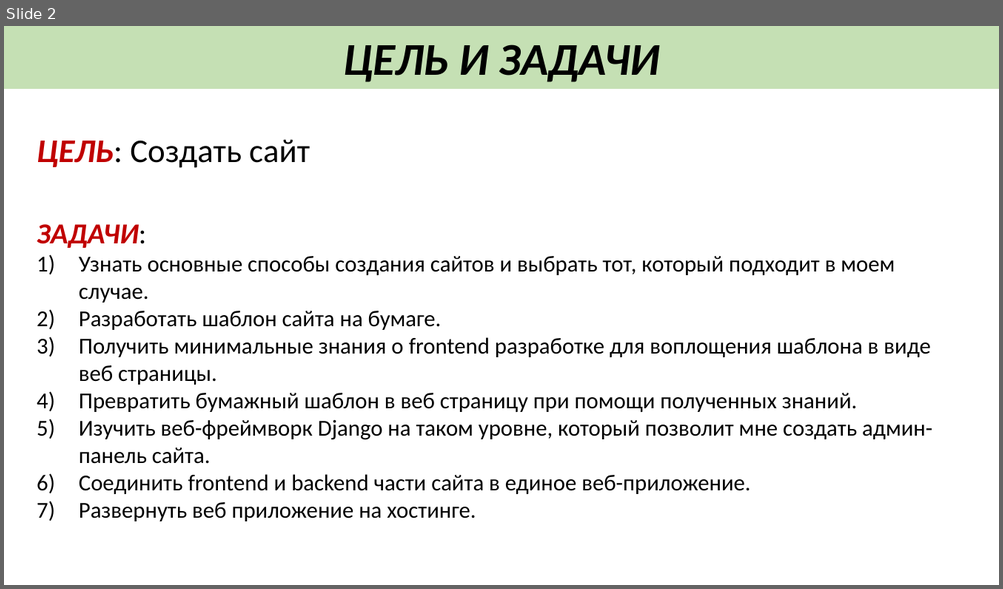
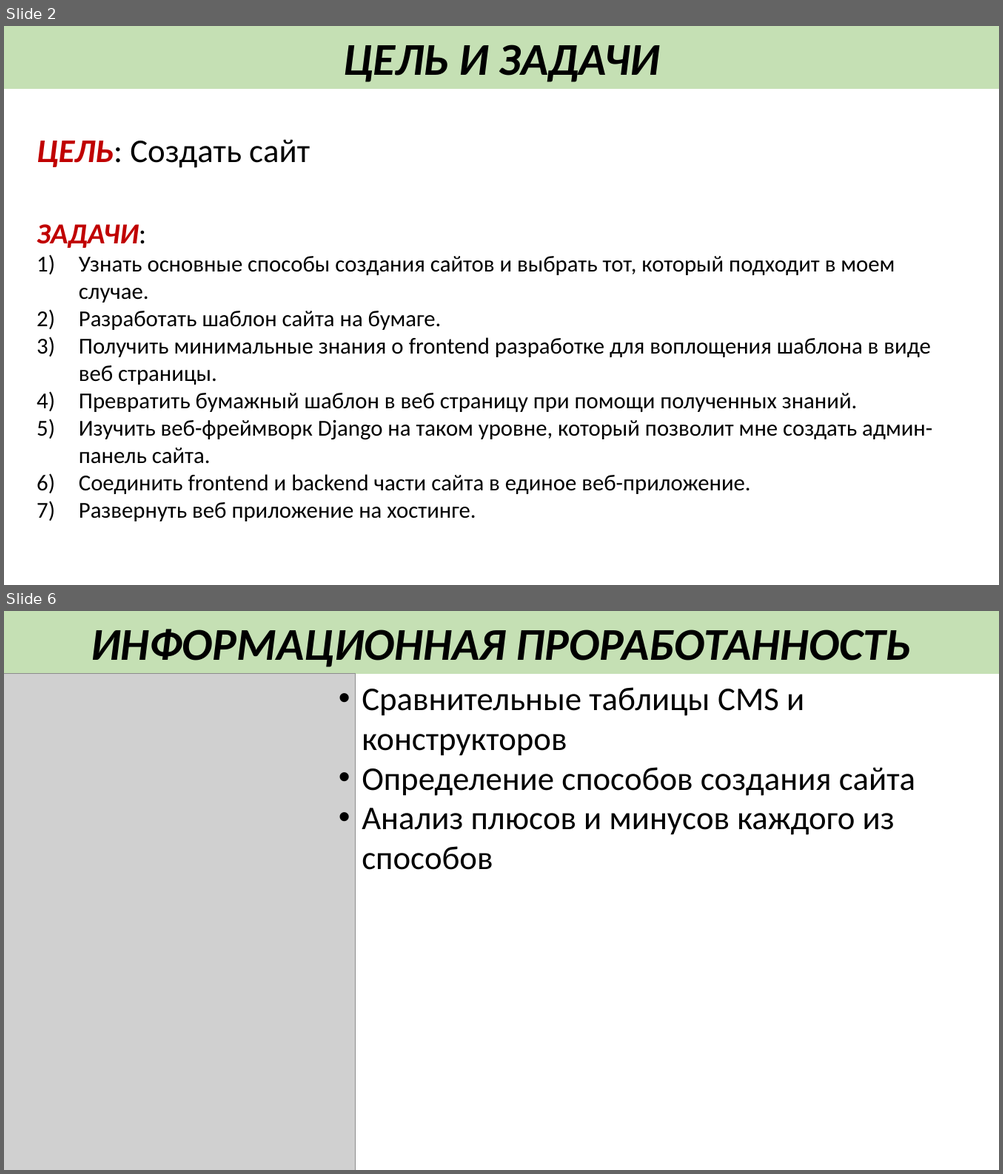
Before and after one commit to Wayodeni/schoolproject-docs, a slide deck: protection/new-style/Свиридов Лев 11Ф Защита проекта.pptx. Shown one above the other, each under a label of ours: slide 2 before the commit, slides 2 and 6 after it; the slides between them are not shown. The pictures are 1003x589 and 1003x1174 pixels, drawn with LibreOffice and Linux fonts; fonts in the diff are those of the drawing; grey boxes stand for pictures. Boxes give left, top, right and bottom in pixels: in the first picture for what was removed or moved away, otherwise in the second. Text is boxed around its words. In the diff, an @@ line names an element or a change of style, - is before the commit and + after.

```diff
--- a/protection/new-style/Свиридов Лев 11Ф Защита проекта.pptx
+++ b/protection/new-style/Свиридов Лев 11Ф Защита проекта.pptx
@@ slide 6 added at (4, 611, 999, 1170), background #FFFFFF @@
@@ rectangle added at (4, 611, 999, 674), fill #C5E0B4, 44 pt, text #000000, bold, italic @@
+ИНФОРМАЦИОННАЯ ПРОРАБОТАННОСТЬ
@@ picture added at (4, 674, 356, 1170) @@
@@ text added at (361, 687, 915, 870), 32 pt, text #000000 @@
+• Сравнительные таблицы CMS и конструкторов
+• Определение способов создания сайта
+• Анализ плюсов и минусов каждого из способов
```
Also in this commit, not shown: 2 slides changed, 3 other slides added, 1 slide removed, 7 other files.
